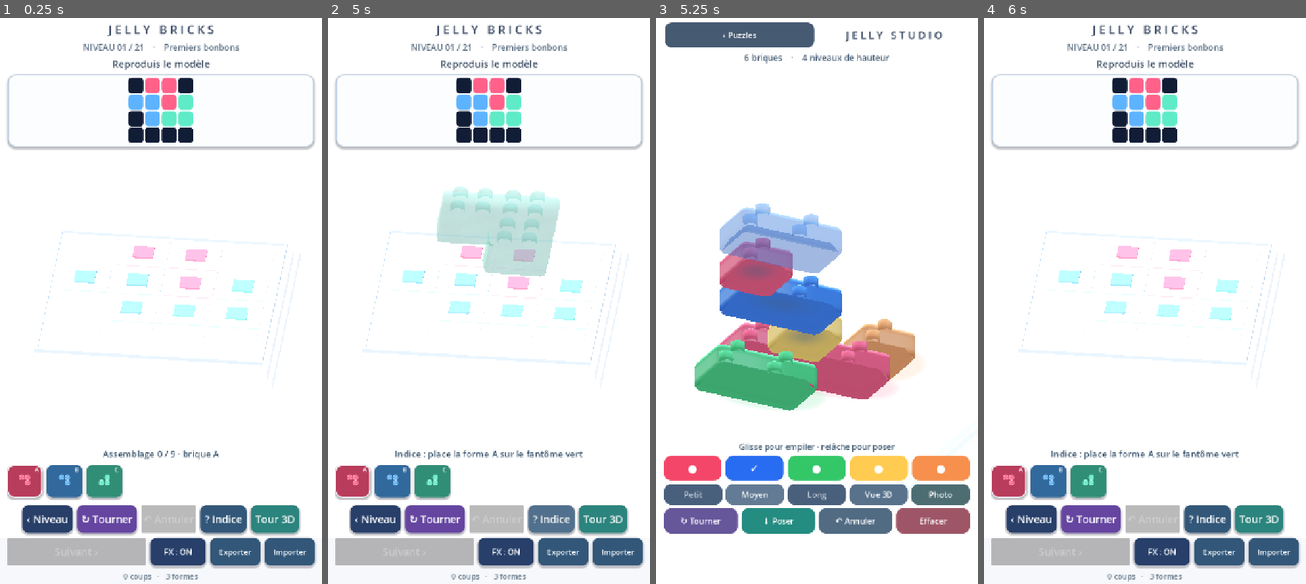
Above: before the commit, frames 1-4 (left to right).
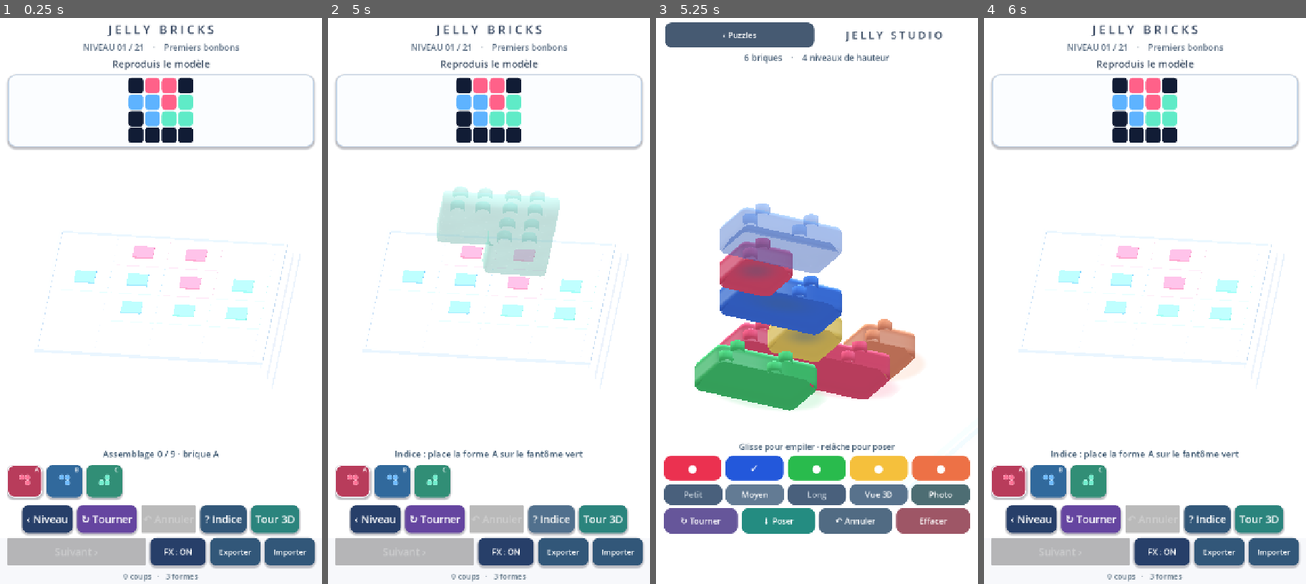
Above: after the commit, the same moments.

Repository: dbrckk/Jelly-bricks
Game: Godot game, scene res://scenes/main.tscn
The game is run twice, just before and just after one commit, with the same random seed, the same clock (stepped at 60 frames per second) and the same inputs.
Inputs (mouse positions are in pixels of both pictures, inside the frame that each line leads up to):
- Up to frame 1 (0.25 s): no input
- Up to frame 2 (5 s): click (353, 482) at 0.52 s; click (392, 482) at 1.27 s; click (431, 482) at 2.02 s; click "‹ Niveau" at 2.75 s; click "↻ Tourner" at 3.5 s; click "? Indice" at 4.25 s
- Up to frame 3 (5.25 s): click "Tour 3D" at 5 s
- Up to frame 4 (6 s): click "‹ Puzzles" at 5.75 s

Frames 1-2 are identical in both runs. In frame 3, 1.9% of the frame differs, in the area x 12-98%, y 41-82%; in frame 4, nothing differs.

Commit message:
feat(visual): recolor studio Jelly with vivid video-matched ruby, cobalt, leaf, gold and tangerine dyes

Diff:
--- a/native-godot/scripts/stack_mode.gd
+++ b/native-godot/scripts/stack_mode.gd
@@ -22,7 +22,10 @@
 # newest/topmost bricks where the player's eye focuses. The 12-brick
 # reference tower is always fully coated.
 const MAX_GALLERY_COATED_BRICKS := 18
-const COLORS := ["#f44668", "#286cf1", "#34c768", "#ffcb51", "#f8904d"]
+# Video reference palette: ruby red, saturated cobalt, spring green,
+# golden yellow and orange-red. The earlier pastel-pink and mint-green
+# materials looked like soft soap rather than strongly dyed gelatin.
+const COLORS := ["#eb3150", "#2358db", "#29bb4d", "#f5c03c", "#ed7146"]
 const LENGTHS := [1, 2, 3]
 
 var host # Root game script; dynamic access to its puzzle/audio API
